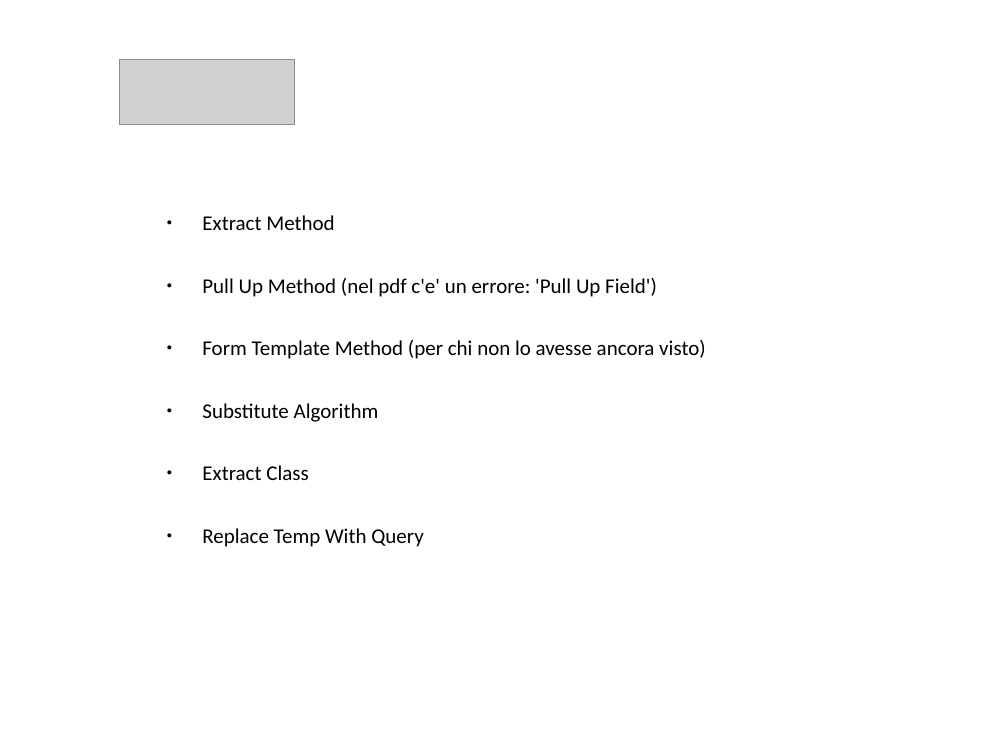
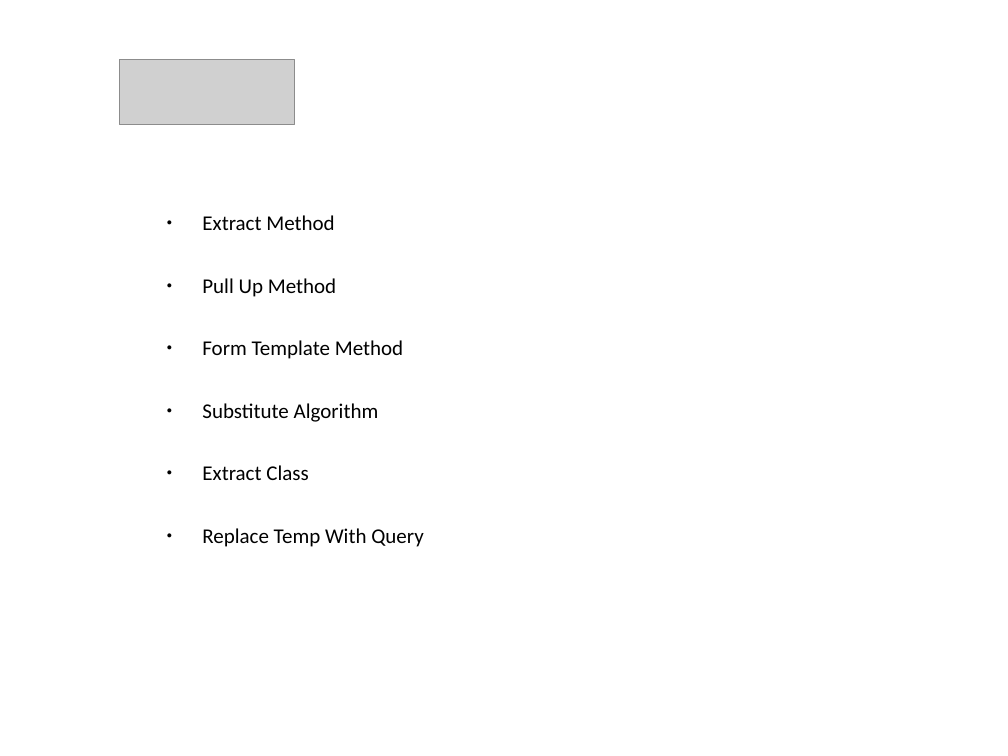
Before and after one commit to kolch182/Learning, a slide deck: slide 2 of Lezione_7_Refactoring_methods/Presentazione_Bad_Smells_2step.odp. Drawn at 1008x756 pixels with LibreOffice and Linux fonts; fonts in the diff are those of the drawing; grey boxes stand for pictures; background and template pictures are left out. Boxes give left, top, right and bottom in pixels: in the first picture for what was removed or moved away, otherwise in the second. Text is boxed around its words. In the diff, an @@ line names an element or a change of style, - is before the commit and + after.

```diff
--- a/Lezione_7_Refactoring_methods/Presentazione_Bad_Smells_2step.odp
+++ b/Lezione_7_Refactoring_methods/Presentazione_Bad_Smells_2step.odp
@@ text at (x1=202, y1=278, x2=403, y2=359): text changed @@
-● Pull Up Method (nel pdf c'e' un errore: 'Pull Up Field')
-● Form Template Method (per chi non lo avesse ancora visto)
+● Pull Up Method
+● Form Template Method
```
Also in this commit, not shown: 1 other slide changed.
